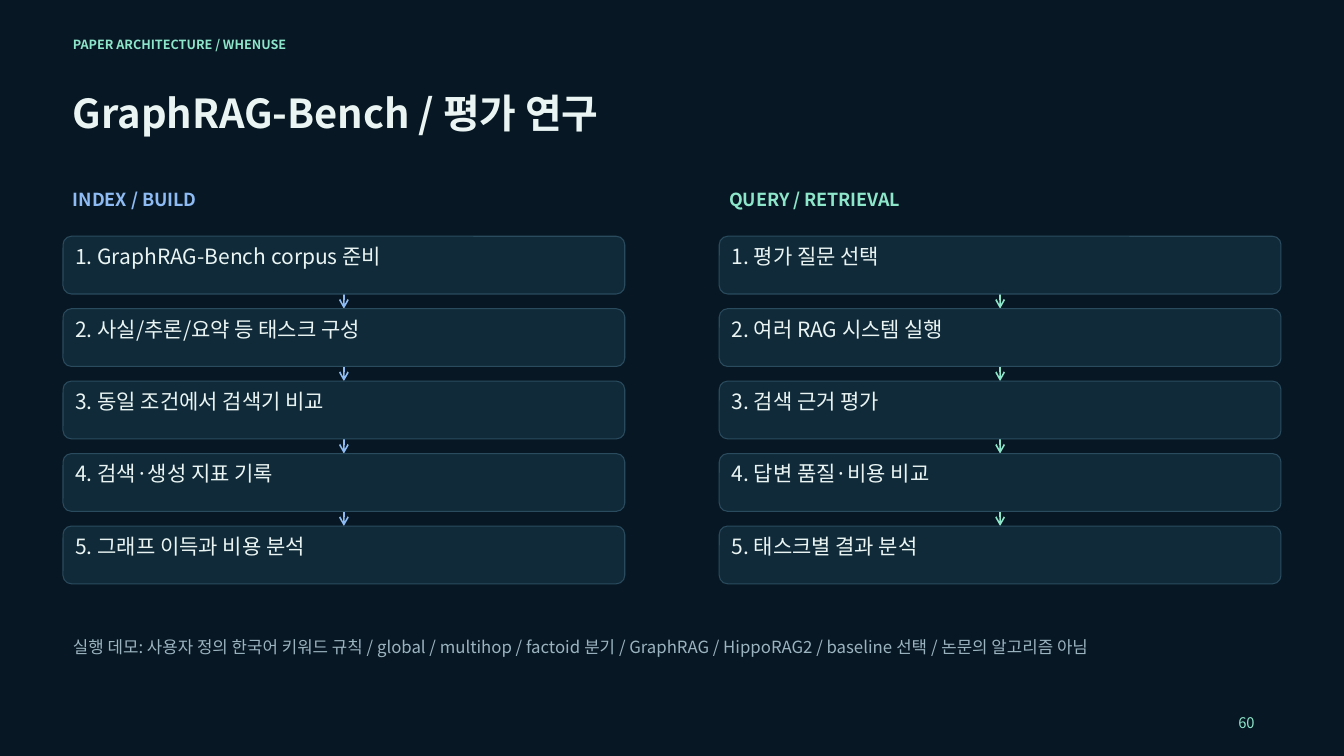
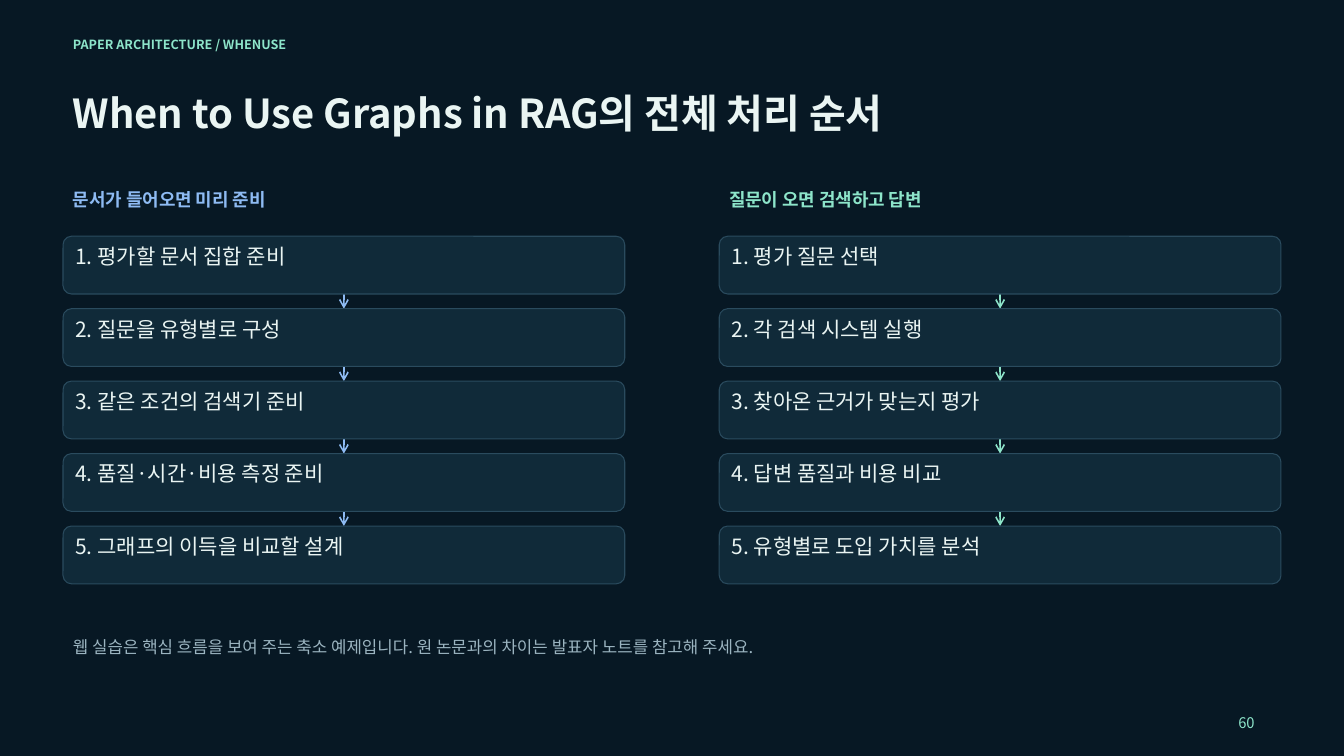
Before and after one commit to euiyulsong/graphrag-atlas, a slide deck: slide 60 of slides/GraphRAG_Atlas_Tech_Seminar.pptx. Drawn at 1344x756 pixels with LibreOffice and Linux fonts; fonts in the diff are those of the drawing. Boxes give left, top, right and bottom in pixels: in the first picture for what was removed or moved away, otherwise in the second. Text is boxed around its words. In the diff, an @@ line names an element or a change of style, - is before the commit and + after.

```diff
--- a/slides/GraphRAG_Atlas_Tech_Seminar.pptx
+++ b/slides/GraphRAG_Atlas_Tech_Seminar.pptx
@@ text at bbox=[73, 94, 882, 137]: text changed @@
-GraphRAG-Bench / 평가 연구
+When to Use Graphs in RAG의 전체 처리 순서
@@ text at bbox=[73, 191, 266, 208]: text changed @@
-INDEX / BUILD
+문서가 들어오면 미리 준비
@@ text at bbox=[729, 191, 922, 208]: text changed @@
-QUERY / RETRIEVAL
+질문이 오면 검색하고 답변
@@ text in rounded rectangle at bbox=[75, 246, 286, 266]: text changed @@
-1. GraphRAG-Bench corpus 준비
+1. 평가할 문서 집합 준비
@@ text in rounded rectangle at bbox=[75, 319, 281, 339]: text changed @@
-2. 사실/추론/요약 등 태스크 구성
+2. 질문을 유형별로 구성
@@ text in rounded rectangle at bbox=[732, 319, 923, 339]: text changed @@
-2. 여러 RAG 시스템 실행
+2. 각 검색 시스템 실행
@@ text in rounded rectangle at bbox=[75, 391, 305, 411]: text changed @@
-3. 동일 조건에서 검색기 비교
+3. 같은 조건의 검색기 준비
@@ text in rounded rectangle at bbox=[732, 391, 981, 411]: text changed @@
-3. 검색 근거 평가
+3. 찾아온 근거가 맞는지 평가
@@ text in rounded rectangle at bbox=[75, 463, 324, 483]: text changed @@
-4. 검색·생성 지표 기록
+4. 품질·시간·비용 측정 준비
@@ text in rounded rectangle at bbox=[732, 463, 942, 483]: text changed @@
-4. 답변 품질·비용 비교
+4. 답변 품질과 비용 비교
@@ text in rounded rectangle at bbox=[75, 536, 344, 556]: text changed @@
-5. 그래프 이득과 비용 분석
+5. 그래프의 이득을 비교할 설계
@@ text in rounded rectangle at bbox=[732, 536, 981, 556]: text changed @@
-5. 태스크별 결과 분석
+5. 유형별로 도입 가치를 분석
@@ text at bbox=[73, 639, 753, 655]: text changed @@
-실행 데모: 사용자 정의 한국어 키워드 규칙 / global / multihop / factoid 분기 / GraphRAG / HippoRAG2 / baseline 선택 / 논문의 알고리즘 아님
+웹 실습은 핵심 흐름을 보여 주는 축소 예제입니다. 원 논문과의 차이는 발표자 노트를 참고해 주세요.
```
Also in this commit, not shown: 40 other slides changed, 19 slides added, 19 slides removed, 5 other files.
